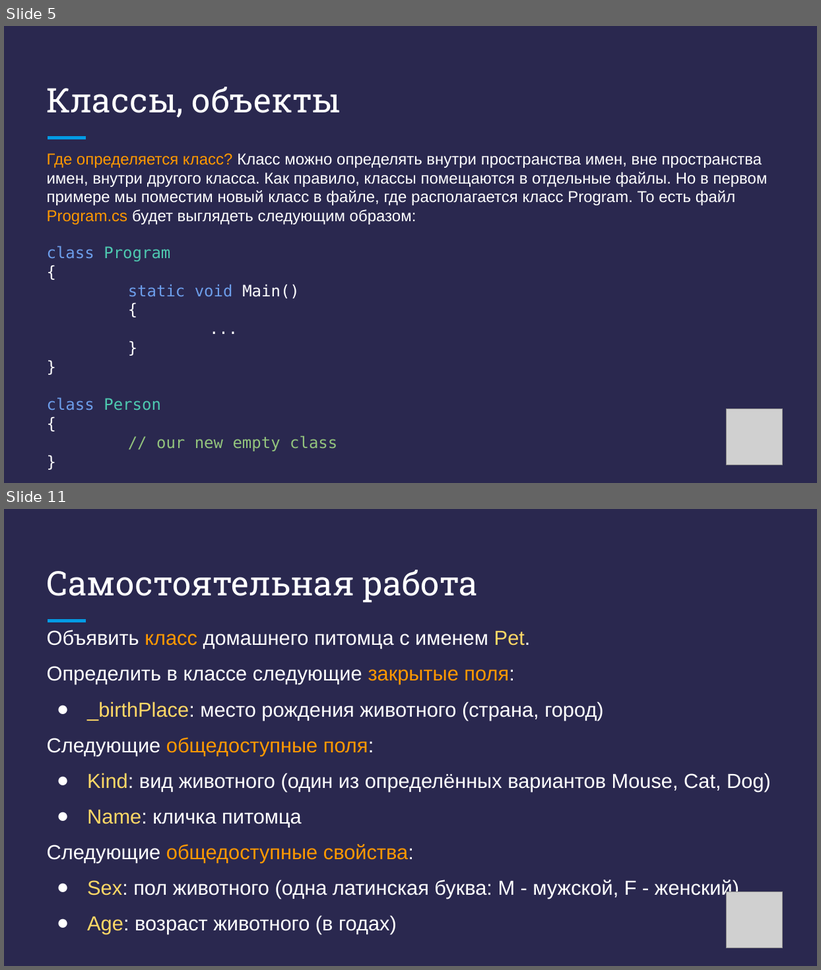
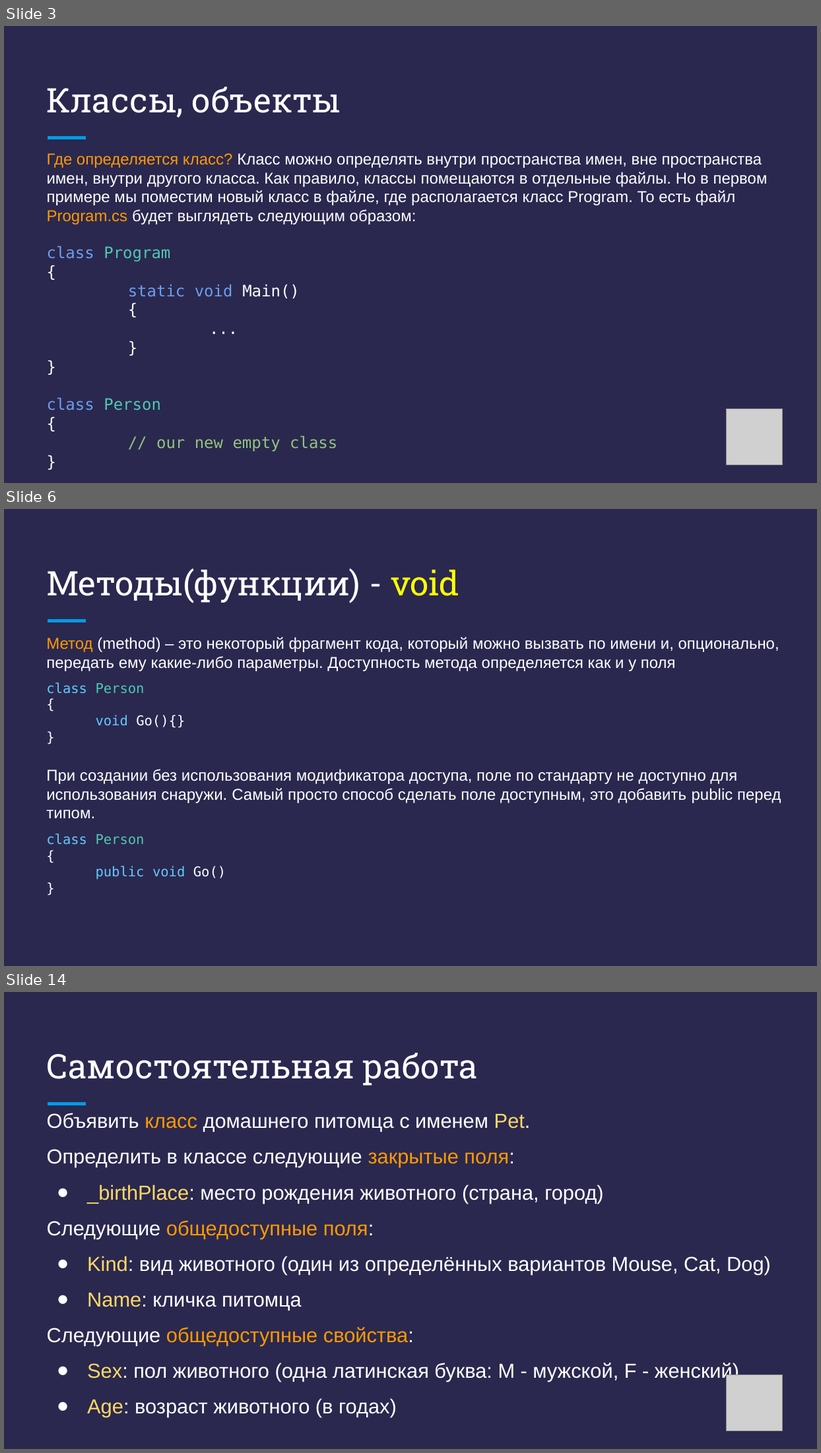
Before and after one commit to DenisKaVladimirovich/MyLessons, a slide deck: 10/Презентация - C# + .NET - Урок 10.pptx. Shown one above the other, each under a label of ours: slides 5 and 11 before the commit, slides 3, 6 and 14 after it; the slides between them are not shown. The pictures are 821x970 and 821x1453 pixels, drawn with LibreOffice and Linux fonts; fonts in the diff are those of the drawing; grey boxes stand for pictures. Boxes give left, top, right and bottom in pixels: in the first picture for what was removed or moved away, otherwise in the second. Text is boxed around its words. In the diff, an @@ line names an element or a change of style, - is before the commit and + after.

```diff
--- a/10/Презентация - C# + .NET - Урок 10.pptx
+++ b/10/Презентация - C# + .NET - Урок 10.pptx
@@ slide 6 added at [4, 509, 817, 966], background #2A284F; not listed: 1 template element that a slide beside it also shows @@
@@ title added at [47, 568, 459, 603], 30 pt, text #FFFFFF @@
+Методы(функции) - void
@@ text added at [46, 637, 780, 671], 14 pt, text #FFFFFF @@
+Метод (method) – это некоторый фрагмент кода, который можно вызвать по имени и, опционально, передать ему какие-либо параметры. Доступность метода определяется как и у поля
@@ text added at [46, 683, 185, 728], 12 pt, text #65C9FF @@
+class Person
+{
+void Go(){}
+}
@@ text added at [46, 769, 781, 819], 14 pt, text #FFFFFF @@
+При создании без использования модификатора доступа, поле по стандарту не доступно для использования снаружи. Самый просто способ сделать поле доступным, это добавить public перед типом.
@@ text added at [46, 834, 226, 880], 12 pt, text #65C9FF @@
+class Person
+{
+public void Go()
+}
@@ what was slide 5 is now slide 3 @@
@@ what was slide 11 is now slide 14 @@
```
Also in this commit, not shown: 6 slides changed, 5 other slides added, 4 slides removed, 21 other files.
